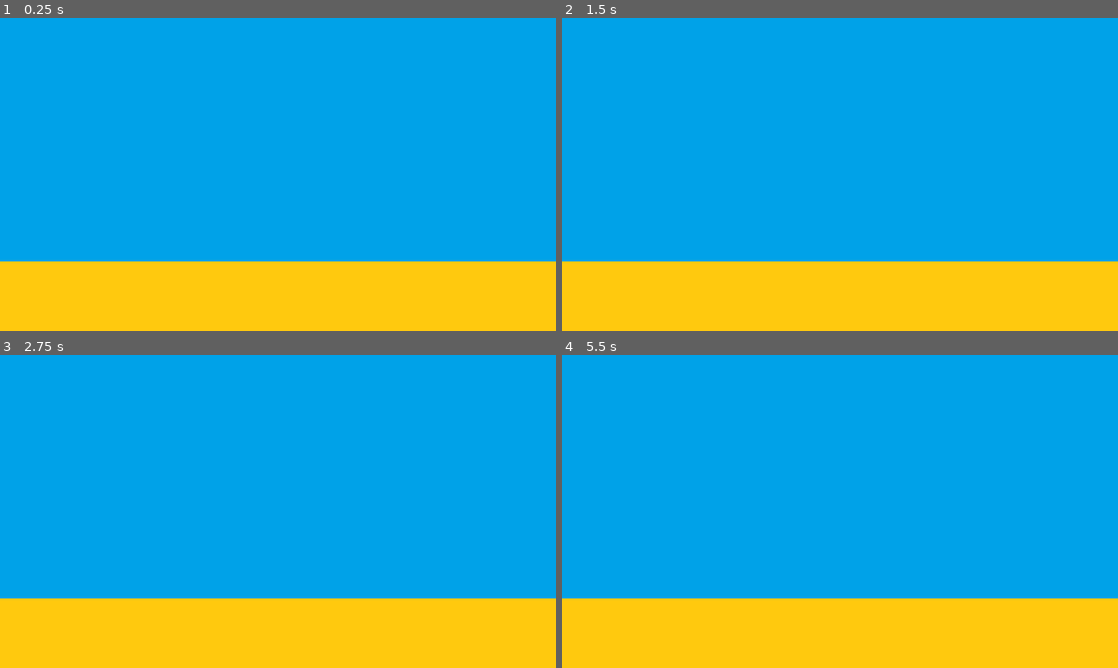
Above: before the commit, frames 1-4 (two rows, left to right).
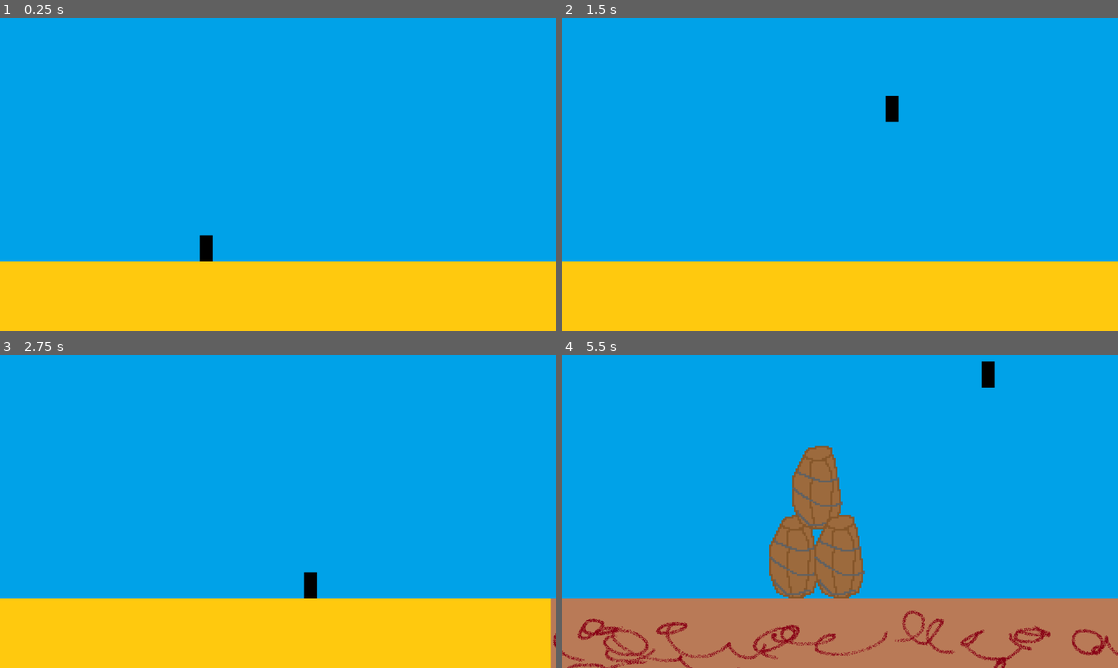
Above: after the commit, the same moments.

Repository: Noarkhh/HacknarokGameJam2023
Game: Godot game, scene res://main_scene.tscn
The game is run twice, just before and just after one commit, with the same random seed, the same clock (stepped at 60 frames per second) and the same inputs.
Inputs:
- Up to frame 1 (0.25 s): no input
- Up to frame 2 (1.5 s): tap Enter (ui_accept) at 0.5, 0.6, 0.77, 1.07, 1.35 s; hold Right (ui_right) from 0.53 s (still down)
- Up to frame 3 (2.75 s): tap Enter (ui_accept) at 1.52, 1.82, 2.1 s; release Right (ui_right) at 2.03 s; hold Left (ui_left) from 2.03 s (still down)
- Up to frame 4 (5.5 s): release Left (ui_left) at 2.78 s; hold Right (ui_right) 2.78-4.28 s; tap Enter (ui_accept) at 2.85, 3.02, 3.32, 3.6, 3.77, 4.07, 4.35, 4.52, 4.82, 5.1 s; hold Left (ui_left) 4.28-5.03 s; hold Right (ui_right) from 5.03 s (still down)

The runs differ from the first frame. In frame 1, 0.2% of the frame differs, in the area x 35-39%, y 69-78%; in frame 2, 0.2%; in frame 3, 0.4%; in frame 4, 28%, in the area x 0-100%, y 2-100%.

Commit message:
basic segments support

Diff:
--- /dev/null
+++ b/DangerScheduler.gd
@@ -0,0 +1,23 @@
+extends Timer
+
+var segments_scenes = [preload("res://segment_barrel_stack.tscn")]
+
+var segment_queue = []
+
+var segment_speed = 500.0
+
+# Called when the node enters the scene tree for the first time.
+func _ready():
+	set_autostart(true)
+	wait_time = 1275 / segment_speed
+	timeout.connect(on_timer_timeout)
+
+
+func on_timer_timeout() -> void:
+	var new_obstacles_segment = segments_scenes[randi() % segments_scenes.size()].instantiate()
+	new_obstacles_segment.set_speed(segment_speed)
+	get_parent().add_child(new_obstacles_segment)
+
+# Called every frame. 'delta' is the elapsed time since the previous frame.
+func _process(delta):
+	pass
--- /dev/null
+++ b/DummyPlayer.gd
@@ -0,0 +1,28 @@
+extends CharacterBody2D
+
+
+const SPEED = 300.0
+const JUMP_VELOCITY = -800.0
+
+# Get the gravity from the project settings to be synced with RigidBody nodes.
+var gravity = ProjectSettings.get_setting("physics/2d/default_gravity")
+
+
+func _physics_process(delta):
+	# Add the gravity.
+	if not is_on_floor():
+		velocity.y += gravity * delta
+
+	# Handle Jump.
+	if Input.is_action_just_pressed("ui_accept") and is_on_floor():
+		velocity.y = JUMP_VELOCITY
+
+	# Get the input direction and handle the movement/deceleration.
+	# As good practice, you should replace UI actions with custom gameplay actions.
+	var direction = Input.get_axis("ui_left", "ui_right")
+	if direction:
+		velocity.x = direction * SPEED
+	else:
+		velocity.x = move_toward(velocity.x, 0, SPEED)
+
+	move_and_slide()
--- /dev/null
+++ b/Obstacle.gd
@@ -0,0 +1,16 @@
+extends StaticBody2D
+
+
+var speed = 500.0
+
+# Called when the node enters the scene tree for the first time.
+func _ready():
+	pass
+
+func set_speed(new_speed: float) -> void:
+	speed = new_speed
+
+# Called every frame. 'delta' is the elapsed time since the previous frame.
+func _process(delta):
+#	position += Vector2.LEFT * speed * delta
+	pass
--- /dev/null
+++ b/SegmentObstacles.gd
@@ -0,0 +1,14 @@
+extends Node2D
+
+var speed = 500.0
+
+# Called when the node enters the scene tree for the first time.
+func _ready():
+	position = Vector2(2000, 720 - 160)
+
+func set_speed(new_speed: float) -> void:
+	speed = new_speed
+
+# Called every frame. 'delta' is the elapsed time since the previous frame.
+func _process(delta):
+	position += Vector2.LEFT * speed * delta
--- /dev/null
+++ b/danger_scheduler.tscn
@@ -0,0 +1,6 @@
+[gd_scene load_steps=2 format=3 uid="uid://bc8f76w6nme4d"]
+
+[ext_resource type="Script" path="res://DangerScheduler.gd" id="1_bh304"]
+
+[node name="DangerScheduler" type="Timer"]
+script = ExtResource("1_bh304")
--- /dev/null
+++ b/dummy_player.tscn
@@ -0,0 +1,18 @@
+[gd_scene load_steps=4 format=3 uid="uid://cxrv2efl5oint"]
+
+[ext_resource type="Script" path="res://DummyPlayer.gd" id="1_jhfdm"]
+[ext_resource type="Texture2D" uid="uid://biqpou6phe6ql" path="res://DummyPlayer.png" id="2_3e8it"]
+
+[sub_resource type="RectangleShape2D" id="RectangleShape2D_i8y3b"]
+size = Vector2(30, 60)
+
+[node name="DummyPlayer" type="CharacterBody2D"]
+script = ExtResource("1_jhfdm")
+
+[node name="Sprite2D" type="Sprite2D" parent="."]
+position = Vector2(15, 30)
+texture = ExtResource("2_3e8it")
+
+[node name="CollisionShape2D" type="CollisionShape2D" parent="."]
+position = Vector2(15, 30)
+shape = SubResource("RectangleShape2D_i8y3b")
--- a/main_scene.tscn
+++ b/main_scene.tscn
@@ -1,17 +1,24 @@
-[gd_scene load_steps=3 format=3 uid="uid://db5arwbfhgnog"]
+[gd_scene load_steps=5 format=3 uid="uid://b04gcujmvf2fx"]
 
 [ext_resource type="Texture2D" uid="uid://deleuw7scj0tg" path="res://Background.png" id="1_yvgyu"]
+[ext_resource type="PackedScene" uid="uid://cxrv2efl5oint" path="res://dummy_player.tscn" id="2_epuwl"]
+[ext_resource type="PackedScene" uid="uid://bc8f76w6nme4d" path="res://danger_scheduler.tscn" id="3_oo2km"]
 
 [sub_resource type="RectangleShape2D" id="RectangleShape2D_1mddp"]
 size = Vector2(1280, 160)
 
-[node name="Node2D" type="StaticBody2D"]
+[node name="MainScene" type="StaticBody2D"]
+
+[node name="CollisionShape2D" type="CollisionShape2D" parent="."]
+position = Vector2(640, 640)
+shape = SubResource("RectangleShape2D_1mddp")
 
 [node name="Sprite2D" type="Sprite2D" parent="."]
 texture_filter = 1
 position = Vector2(640, 360)
 texture = ExtResource("1_yvgyu")
 
-[node name="CollisionShape2D" type="CollisionShape2D" parent="."]
-position = Vector2(640, 640)
-shape = SubResource("RectangleShape2D_1mddp")
+[node name="DummyPlayer" parent="." instance=ExtResource("2_epuwl")]
+position = Vector2(460, 480)
+
+[node name="DangerScheduler" parent="." instance=ExtResource("3_oo2km")]
--- /dev/null
+++ b/obstacle.tscn
@@ -0,0 +1,6 @@
+[gd_scene load_steps=2 format=3 uid="uid://b8epl7rxi4siy"]
+
+[ext_resource type="Script" path="res://Obstacle.gd" id="1_4v2py"]
+
+[node name="Obstacle" type="StaticBody2D"]
+script = ExtResource("1_4v2py")
--- /dev/null
+++ b/obstacle_barrel.tscn
@@ -0,0 +1,19 @@
+[gd_scene load_steps=4 format=3 uid="uid://d12l65yfylav8"]
+
+[ext_resource type="PackedScene" uid="uid://b8epl7rxi4siy" path="res://obstacle.tscn" id="1_3iip5"]
+[ext_resource type="Texture2D" uid="uid://5a3g78xuovgh" path="res://DummyBarrel.png" id="2_8q15t"]
+
+[sub_resource type="RectangleShape2D" id="RectangleShape2D_gwse8"]
+size = Vector2(104, 177)
+
+[node name="ObstacleBarrel" instance=ExtResource("1_3iip5")]
+
+[node name="Sprite2D" type="Sprite2D" parent="." index="0"]
+texture_filter = 1
+position = Vector2(1, -94)
+scale = Vector2(4, 4)
+texture = ExtResource("2_8q15t")
+
+[node name="CollisionShape2D" type="CollisionShape2D" parent="." index="1"]
+position = Vector2(1, -88.5)
+shape = SubResource("RectangleShape2D_gwse8")
--- /dev/null
+++ b/obstacle_stand.tscn
@@ -0,0 +1,34 @@
+[gd_scene load_steps=5 format=3]
+
+[ext_resource type="PackedScene" path="res://obstacle.tscn" id="1_t3e6o"]
+[ext_resource type="Texture2D" uid="uid://dvpptst1ybbx5" path="res://DummyStand.png" id="3_h2lql"]
+
+[sub_resource type="GDScript" id="GDScript_xeyec"]
+script/source = "extends \"res://Obstacle.gd\"
+
+
+# Called when the node enters the scene tree for the first time.
+func _ready():
+	super()
+
+
+# Called every frame. 'delta' is the elapsed time since the previous frame.
+func _process(delta):
+	super(delta)
+"
+
+[sub_resource type="RectangleShape2D" id="RectangleShape2D_bc2oj"]
+size = Vector2(117, 48)
+
+[node name="ObstacleStand" instance=ExtResource("1_t3e6o")]
+script = SubResource("GDScript_xeyec")
+
+[node name="Sprite2D" type="Sprite2D" parent="." index="0"]
+texture_filter = 1
+position = Vector2(-11, -39)
+scale = Vector2(4, 4)
+texture = ExtResource("3_h2lql")
+
+[node name="CollisionShape2D" type="CollisionShape2D" parent="." index="1"]
+position = Vector2(-4.5, -85)
+shape = SubResource("RectangleShape2D_bc2oj")
--- /dev/null
+++ b/obstacle_wall_segment.tscn
@@ -0,0 +1,18 @@
+[gd_scene load_steps=4 format=3 uid="uid://b6x5lq0sueqr8"]
+
+[ext_resource type="PackedScene" uid="uid://b8epl7rxi4siy" path="res://obstacle.tscn" id="1_3k1te"]
+[ext_resource type="Texture2D" uid="uid://bnl253t4a23ln" path="res://DummyWallSegment.png" id="2_4kbdv"]
+
+[sub_resource type="RectangleShape2D" id="RectangleShape2D_wpe0g"]
+size = Vector2(1280, 200)
+
+[node name="ObstacleWallSegment" instance=ExtResource("1_3k1te")]
+
+[node name="Sprite2D" type="Sprite2D" parent="." index="0"]
+texture_filter = 1
+position = Vector2(0, -160)
+texture = ExtResource("2_4kbdv")
+
+[node name="CollisionShape2D" type="CollisionShape2D" parent="." index="1"]
+position = Vector2(0, 100)
+shape = SubResource("RectangleShape2D_wpe0g")
--- /dev/null
+++ b/segment_barrel_stack.tscn
@@ -0,0 +1,15 @@
+[gd_scene load_steps=3 format=3 uid="uid://drnsm8atwvrsa"]
+
+[ext_resource type="PackedScene" uid="uid://cabc1068kin2m" path="res://segment_obstacles.tscn" id="1_cjga8"]
+[ext_resource type="PackedScene" uid="uid://d12l65yfylav8" path="res://obstacle_barrel.tscn" id="2_og3vb"]
+
+[node name="SegmentBarrelStack" instance=ExtResource("1_cjga8")]
+
+[node name="ObstacleBarrel" parent="." index="0" instance=ExtResource("2_og3vb")]
+position = Vector2(-1, 0)
+
+[node name="ObstacleBarrel2" parent="." index="1" instance=ExtResource("2_og3vb")]
+position = Vector2(52, -159)
+
+[node name="ObstacleBarrel3" parent="." index="2" instance=ExtResource("2_og3vb")]
+position = Vector2(103, 0)
--- /dev/null
+++ b/segment_obstacles.tscn
@@ -0,0 +1,9 @@
+[gd_scene load_steps=3 format=3 uid="uid://cabc1068kin2m"]
+
+[ext_resource type="Script" path="res://SegmentObstacles.gd" id="1_afymc"]
+[ext_resource type="PackedScene" uid="uid://b6x5lq0sueqr8" path="res://obstacle_wall_segment.tscn" id="2_auuh3"]
+
+[node name="SegmentObstacles" type="Node2D"]
+script = ExtResource("1_afymc")
+
+[node name="ObstacleWallSegment" parent="." instance=ExtResource("2_auuh3")]
Binary file added: DummyBarrel.png
Not shown, added: DummyBarrel.png.import
Binary file added: DummyPlayer.png
Not shown, added: DummyPlayer.png.import
Binary file added: DummyStand.png
Not shown, added: DummyStand.png.import
Binary file added: DummyWallSegment.png
Not shown, added: DummyWallSegment.png.import
